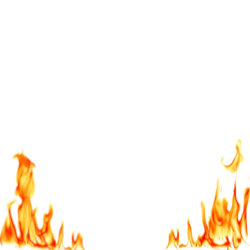
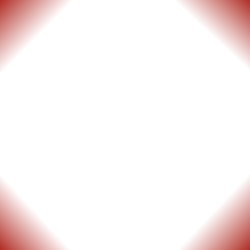
Before/after of a 250 × 250 layered artwork. What changed in the layer stack:
removed layer "hyperthermia" over [0, 138, 250, 250]
renamed "burn" to "hyperthermia", showed it over [0, 0, 250, 250]
